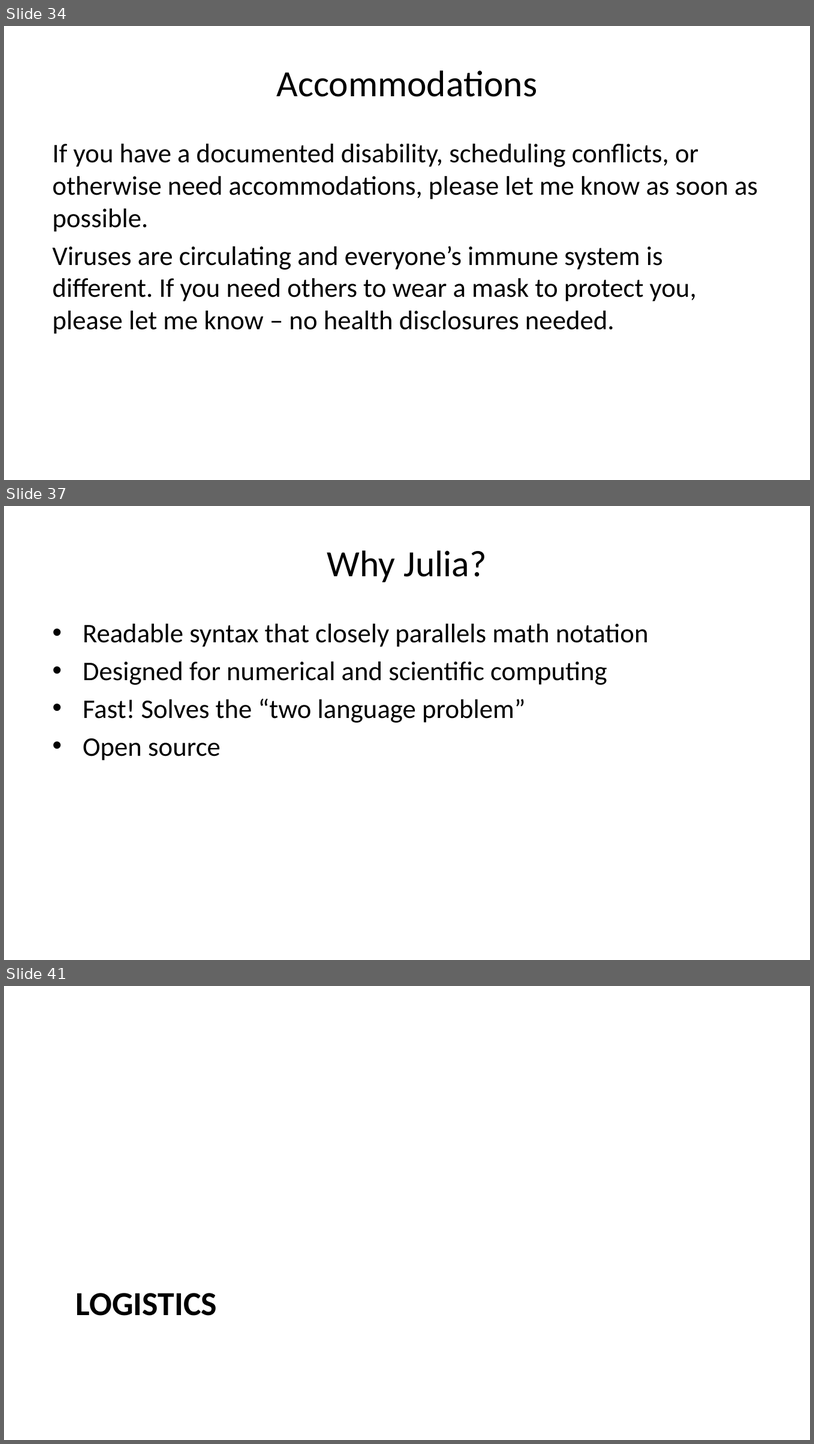
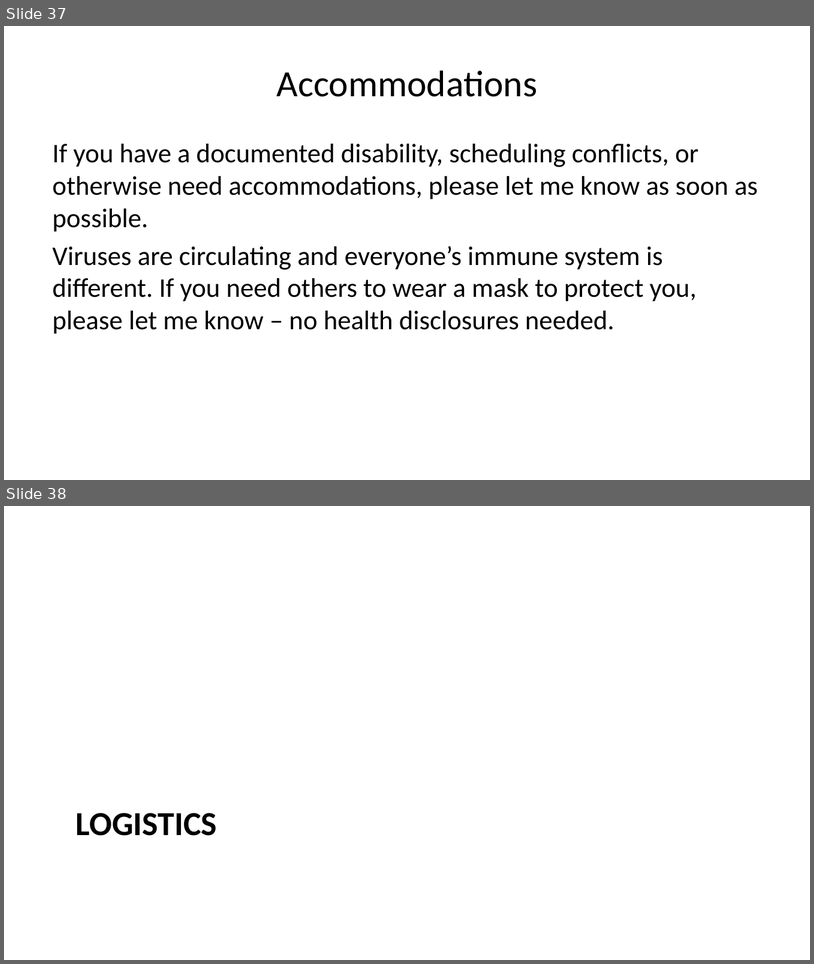
Before and after one commit to CEVE-421-521/ceve-421-521.github.io, a slide deck: lectures/week-01/index.pptx. Shown one above the other, each under a label of ours: slides 34, 37 and 41 before the commit, slides 37 and 38 after it; the slides between them are not shown. The pictures are 814x1444 and 814x964 pixels, drawn with LibreOffice and Linux fonts; fonts in the diff are those of the drawing. Boxes give left, top, right and bottom in pixels: in the first picture for what was removed or moved away, otherwise in the second. Text is boxed around its words. In the diff, an @@ line names an element or a change of style, - is before the commit and + after.

```diff
--- a/lectures/week-01/index.pptx
+++ b/lectures/week-01/index.pptx
@@ slide 37 removed at (x1=4, y1=506, x2=810, y2=960), background #FFFFFF @@
@@ title removed at (x1=327, y1=550, x2=487, y2=582) @@
-Why Julia?
@@ text removed at (x1=83, y1=624, x2=649, y2=760) @@
-• Readable syntax that closely parallels math notation
-• Designed for numerical and scientific computing
-• Fast! Solves the “two language problem”
-• Open source
@@ what was slide 34 is now slide 37 @@
@@ what was slide 41 is now slide 38 @@
```
Also in this commit, not shown: 8 slides changed, 5 slides added, 5 other slides removed, 54 other files.
